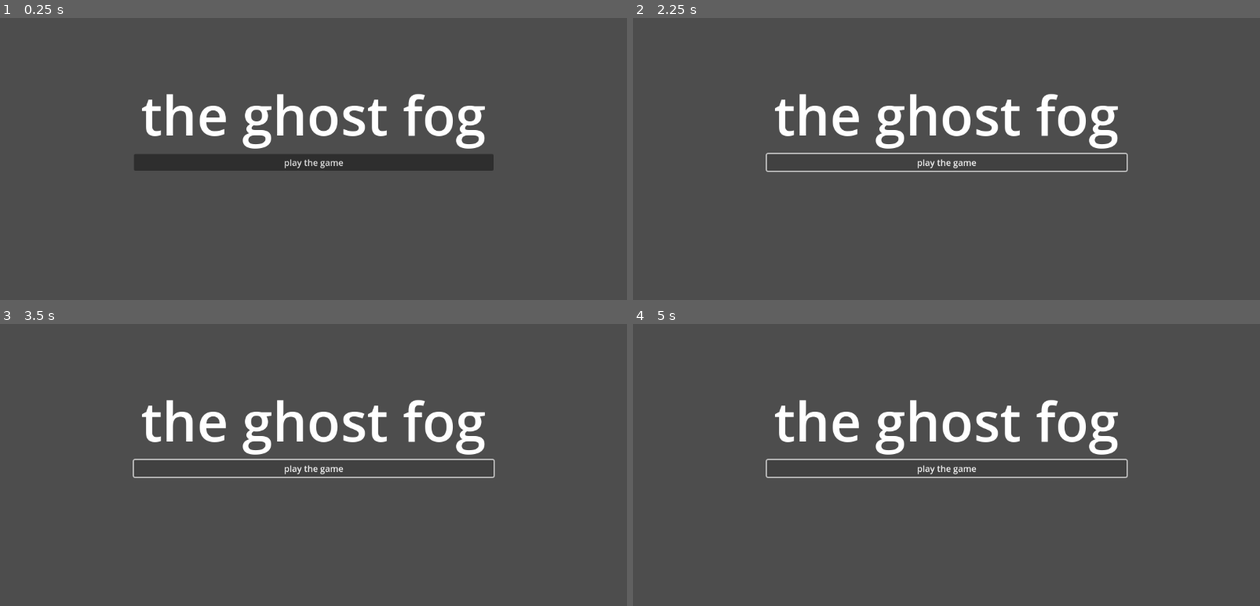
Above: before the commit, frames 1-4 (two rows, left to right).
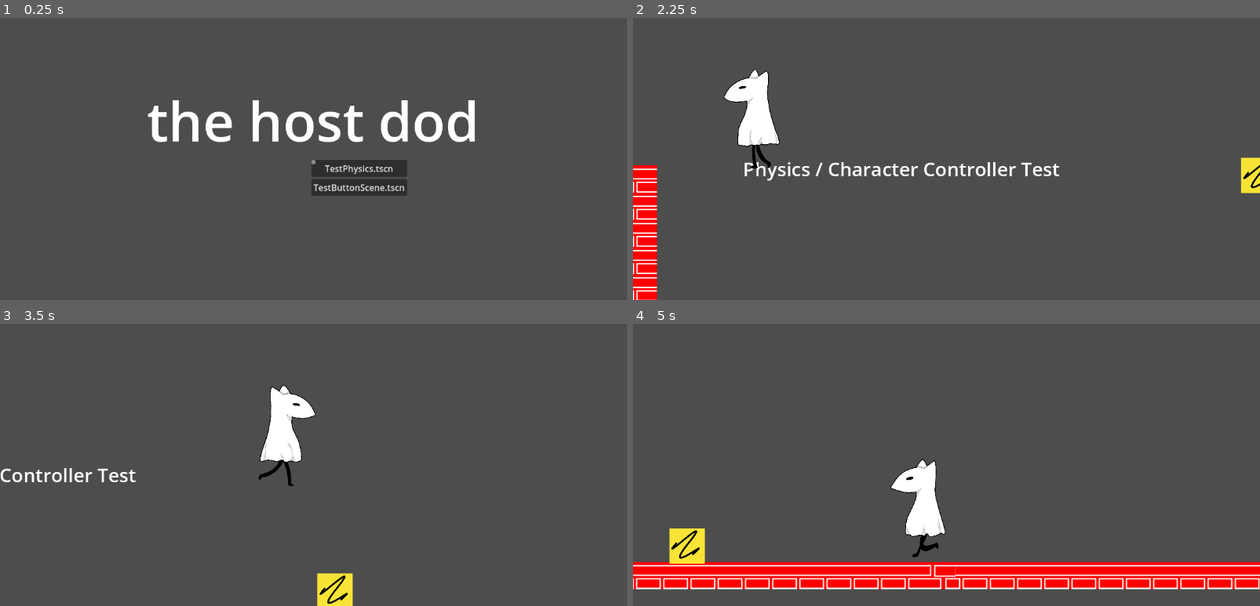
Above: after the commit, the same moments.

Repository: rcivan/ghost-dog
Game: Godot game, scene res://MainTitle.tscn
Two runs of this game, one before a commit and one after it. Both use one fixed random seed, a clock stepped at 60 frames per second and the inputs below. This scene is started directly instead of the project's main scene.
Inputs (mouse positions are in pixels of both pictures, inside the frame that each line leads up to):
- Up to frame 1 (0.25 s): no input
- Up to frame 2 (2.25 s): click (946, 161) at 0.5 s, where only the run before the commit has a clickable "play the game"; click (946, 161) at 1.25 s, where only the run before the commit has a clickable "play the game"; click (990, 167) at 2 s, where only the run after the commit has a clickable "TestPhysics.tscn"
- Up to frame 3 (3.5 s): hold Right (right) from 2.78 s (still down); hold Q (slide) from 2.78 s (still down); tap Space (jump) at 3.02 s
- Up to frame 4 (5 s): release Q (slide) at 3.53 s; tap Q (slide) at 3.6 s; tap Space (jump) at 3.77 s; release Right (right) at 4.28 s; hold Left (left) from 4.28 s (still down); hold Q (slide) from 4.28 s (still down)

The runs differ from the first frame. In frame 1, 8.6% of the frame differs, in the area x 21-79%, y 26-64%; in frame 2, 8.4%; in frame 3, 5.9%; in frame 4, 16%, in the area x 0-100%, y 26-95%.

Commit message:
title screen!

Diff:
--- /dev/null
+++ b/game/MainTitle.gd
@@ -0,0 +1,23 @@
+extends Control
+
+
+# Called when the node enters the scene tree for the first time.
+func _ready():
+	var dir = DirAccess.open("res://test/stages")
+	var scenes_container = $VBoxContainer/ScrollContainer/Scenes
+	if not dir:
+		return
+
+	dir.list_dir_begin()
+	var file_name = dir.get_next()
+	while file_name != "":
+		if file_name.ends_with('.tscn'):
+			var go_button = Button.new()
+			go_button.text = file_name
+			go_button.pressed.connect(
+				func(): return get_tree().change_scene_to_file("res://test/stages/" + file_name)
+			)
+
+			scenes_container.add_child(go_button)
+
+		file_name = dir.get_next()
--- a/game/MainTitle.tscn
+++ b/game/MainTitle.tscn
@@ -1,36 +1,38 @@
-[gd_scene load_steps=2 format=3 uid="uid://up3yks0lulrx"]
+[gd_scene load_steps=3 format=3 uid="uid://up3yks0lulrx"]
 
-[sub_resource type="LabelSettings" id="LabelSettings_xx2be"]
+[ext_resource type="Script" path="res://MainTitle.gd" id="1_0oevt"]
+
+[sub_resource type="LabelSettings" id="LabelSettings_jiyhx"]
 font_size = 100
 
-[node name="Control" type="Control"]
-layout_mode = 3
+[node name="MarginContainer" type="MarginContainer"]
 anchors_preset = 15
 anchor_right = 1.0
 anchor_bottom = 1.0
 grow_horizontal = 2
 grow_vertical = 2
+theme_override_constants/margin_left = 50
+theme_override_constants/margin_top = 50
+theme_override_constants/margin_right = 50
+theme_override_constants/margin_bottom = 50
+script = ExtResource("1_0oevt")
 
 [node name="VBoxContainer" type="VBoxContainer" parent="."]
-layout_mode = 1
-anchors_preset = 8
-anchor_left = 0.5
-anchor_top = 0.5
-anchor_right = 0.5
-anchor_bottom = 0.5
-offset_left = -330.5
-offset_top = -70.0
-offset_right = 330.5
-offset_bottom = 70.0
-grow_horizontal = 2
-grow_vertical = 2
+layout_mode = 2
+alignment = 1
 
 [node name="Label" type="Label" parent="VBoxContainer"]
 layout_mode = 2
-text = "the ghost fog"
-label_settings = SubResource("LabelSettings_xx2be")
+text = "the host dod"
+label_settings = SubResource("LabelSettings_jiyhx")
 horizontal_alignment = 1
 
-[node name="Button" type="Button" parent="VBoxContainer"]
+[node name="ScrollContainer" type="ScrollContainer" parent="VBoxContainer"]
+clip_contents = false
+custom_minimum_size = Vector2(2.08165e-12, 2.08165e-12)
 layout_mode = 2
-text = "play the game"
+size_flags_horizontal = 4
+size_flags_vertical = 4
+
+[node name="Scenes" type="VBoxContainer" parent="VBoxContainer/ScrollContainer"]
+layout_mode = 2
